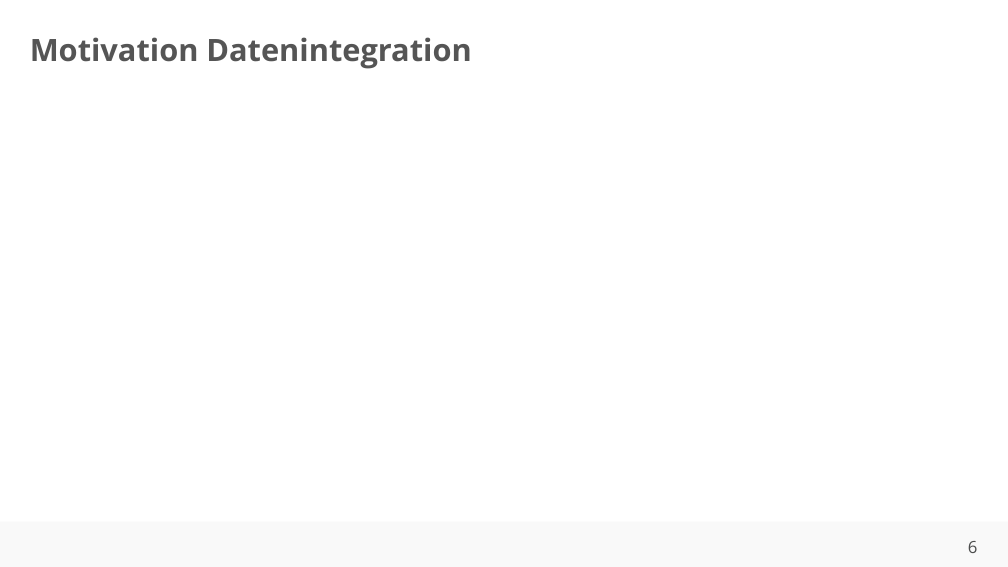
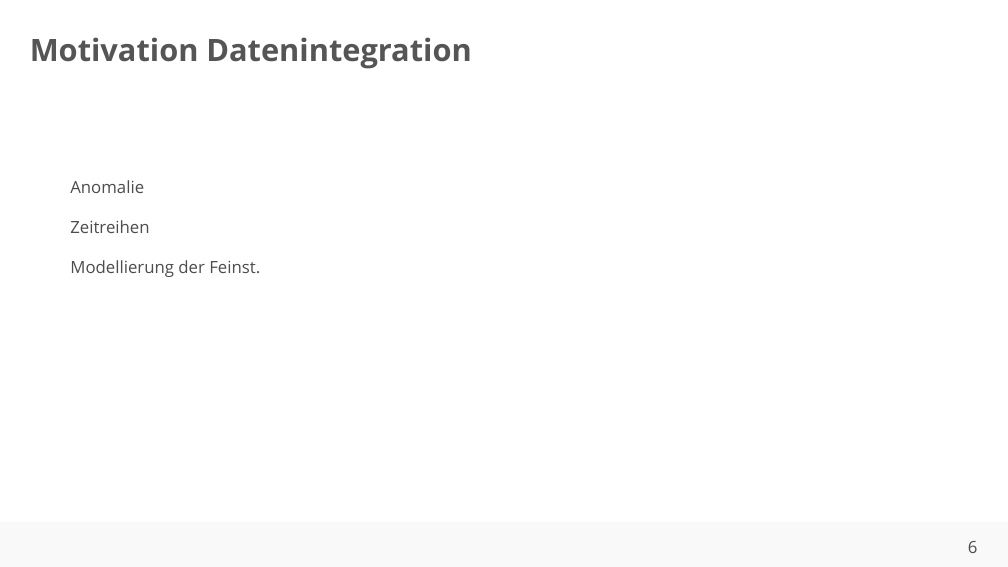
Before and after one commit to ahndavin/Abschlussarbeit_Bachelor, a slide deck: slide 6 of Kolloquium/Kolloquium.pptx. Drawn at 1008x567 pixels with LibreOffice and Linux fonts; fonts in the diff are those of the drawing; background and template pictures are left out. Boxes give left, top, right and bottom in pixels: in the first picture for what was removed or moved away, otherwise in the second. Text is boxed around its words. In the diff, an @@ line names an element or a change of style, - is before the commit and + after.

```diff
--- a/Kolloquium/Kolloquium.pptx
+++ b/Kolloquium/Kolloquium.pptx
@@ text added at (x1=70, y1=180, x2=260, y2=277), 12 pt, text #4C4D4D @@
+Anomalie
+Zeitreihen
+Modellierung der Feinst.
```
Also in this commit, not shown: 3 other slides changed, 1 other file.
